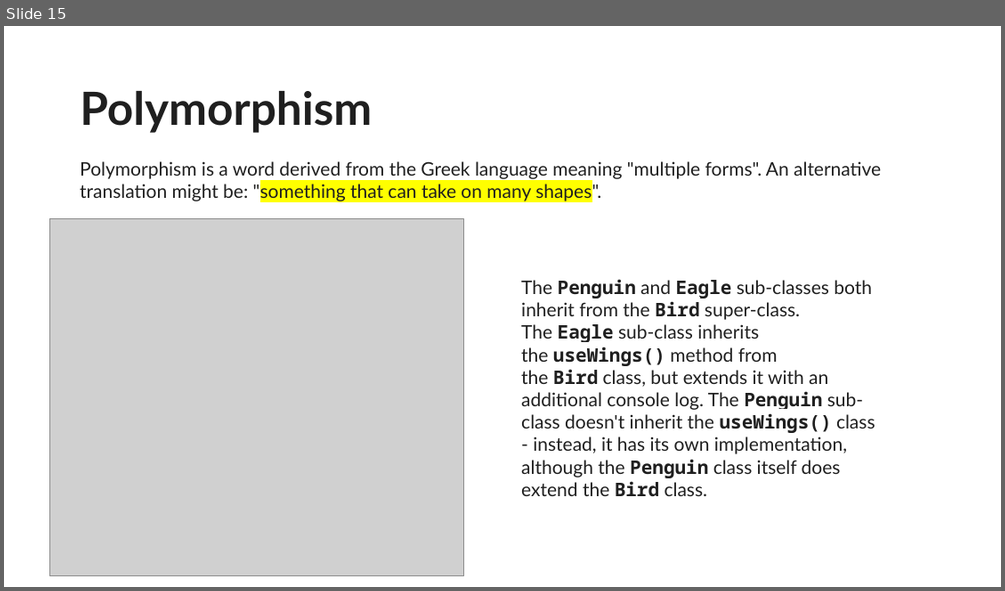
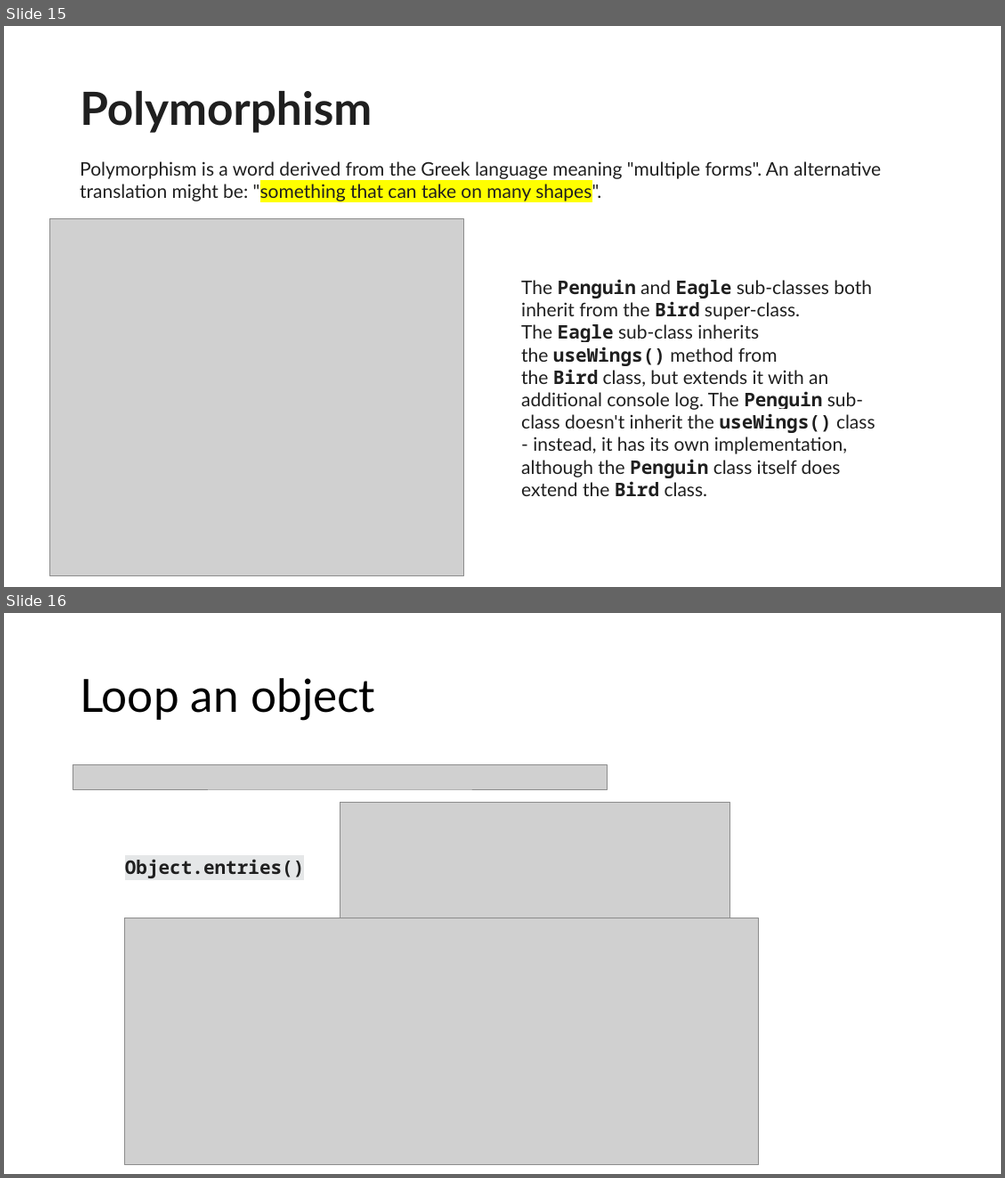
Before and after one commit to wujd0728/meta-frontend-coursera, a slide deck: introduction to JS/javascript basic.pptx. Shown one above the other, each under a label of ours: slide 15 before the commit, slides 15 and 16 after it. The pictures are 1005x591 and 1005x1178 pixels, drawn with LibreOffice and Linux fonts; fonts in the diff are those of the drawing; grey boxes stand for pictures. Boxes give left, top, right and bottom in pixels: in the first picture for what was removed or moved away, otherwise in the second. Text is boxed around its words. In the diff, an @@ line names an element or a change of style, - is before the commit and + after.

```diff
--- a/introduction to JS/javascript basic.pptx
+++ b/introduction to JS/javascript basic.pptx
@@ slide 16 added at (4, 613, 1001, 1174), background #FFFFFF @@
@@ title added at (80, 678, 375, 720), 44 pt, text #000000 @@
+Loop an object
@@ picture added at (73, 764, 607, 788) @@
@@ picture added at (340, 803, 730, 933) @@
@@ text added at (125, 859, 305, 878), 18 pt, text #1F1F1F, bold @@
+Object.entries()
@@ picture added at (124, 918, 759, 1165) @@
```
Also in this commit, not shown: 2 other slides added, 1 other file.
